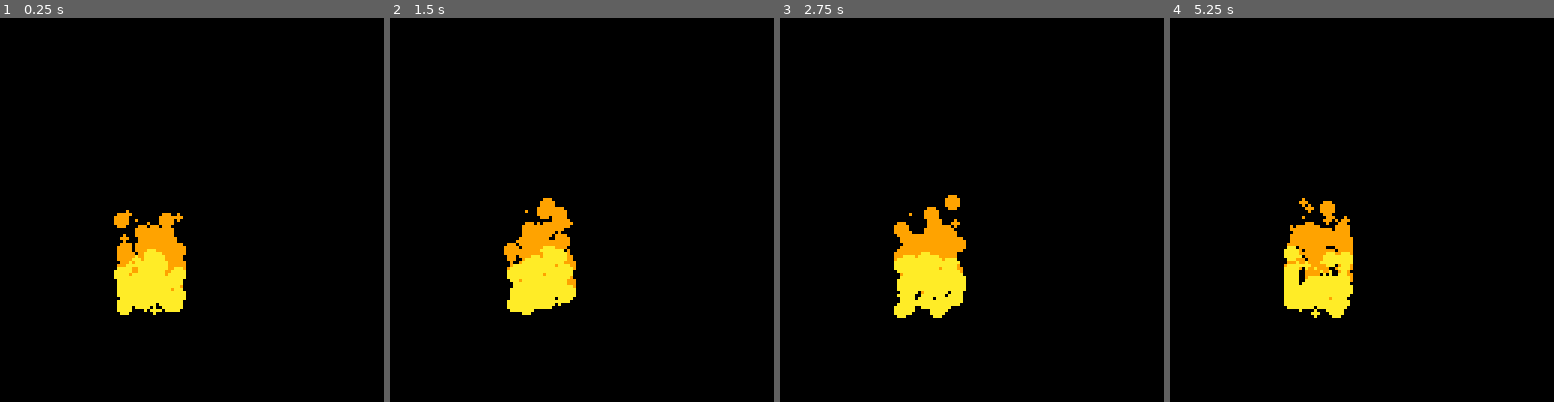
Above: before the commit, frames 1-4 (left to right).
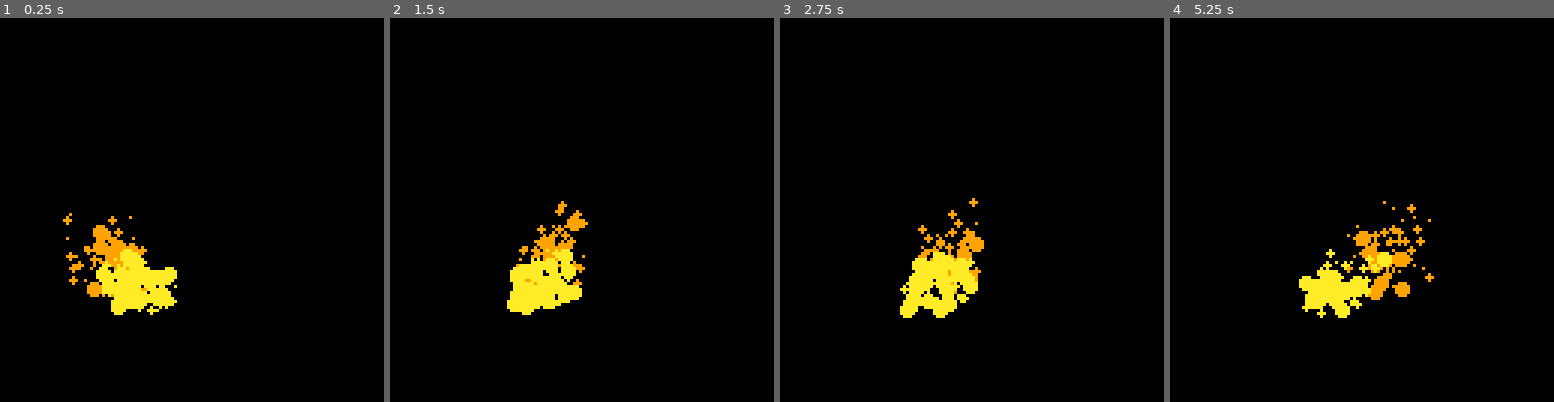
Above: after the commit, the same moments.

Repository: CRBroughton/pico-particles
Game: PICO-8 cartridge pico-particles.p8
The game is run twice, just before and just after one commit, with the same random seed, the same clock (stepped at 60 frames per second) and the same inputs.
Inputs:
- Up to frame 1 (0.25 s): no input
- Up to frame 2 (1.5 s): no input
- Up to frame 3 (2.75 s): no input
- Up to frame 4 (5.25 s): no input

The runs differ from the first frame. In frame 1, 3.6% of the frame differs, in the area x 16-49%, y 50-78%; in frame 2, 1.8%; in frame 3, 2.9%; in frame 4, 4.9%, in the area x 29-69%, y 46-79%.

Commit message:
feat: :sparkles: back and forth fire

Diff:
--- a/main.lua
+++ b/main.lua
@@ -1,10 +1,15 @@
 function _init()
-   particles = {}
-
-
+    particles = {}
+    force = -3
+    forced = 1
 end
 
 function _update60()
+    force += 0.1 * forced
+    if force > 3 or force < -3 then
+        forced = forced * -1
+    end
+
     for i = 1, 20 do
         add(particles, {
             x = 40 + rnd(20),
@@ -19,6 +24,8 @@
     for particle in all(particles) do
         particle.y -= particle.speed
         particle.life -= 1
+        particle.radius -= 0.1
+        particle.x += force
 
         if particle.life < 5 then
             particle.colour = 9
